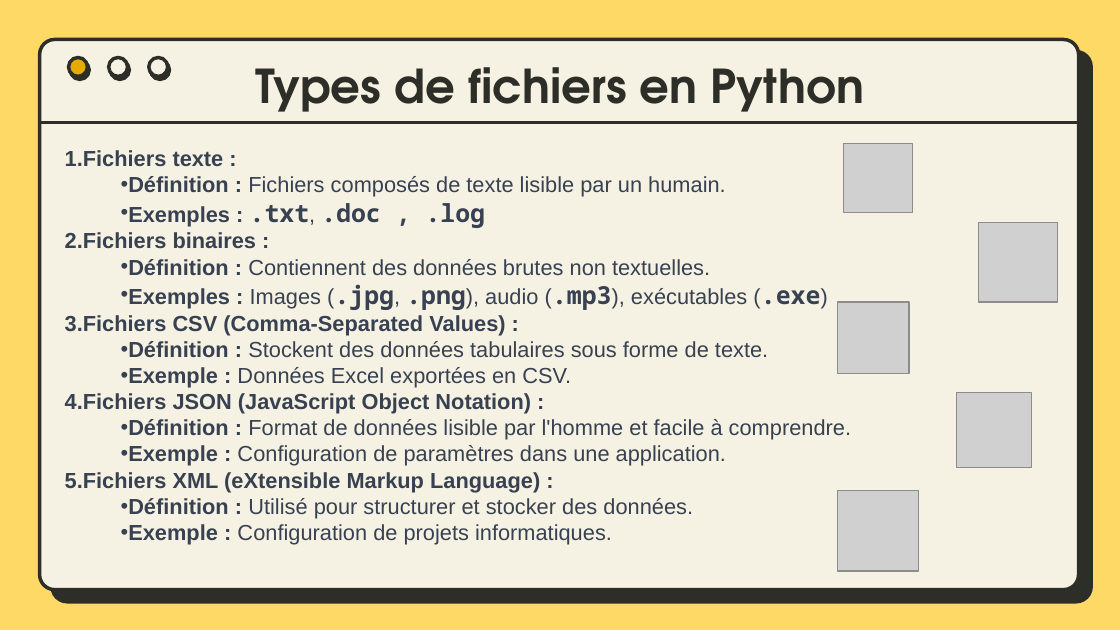
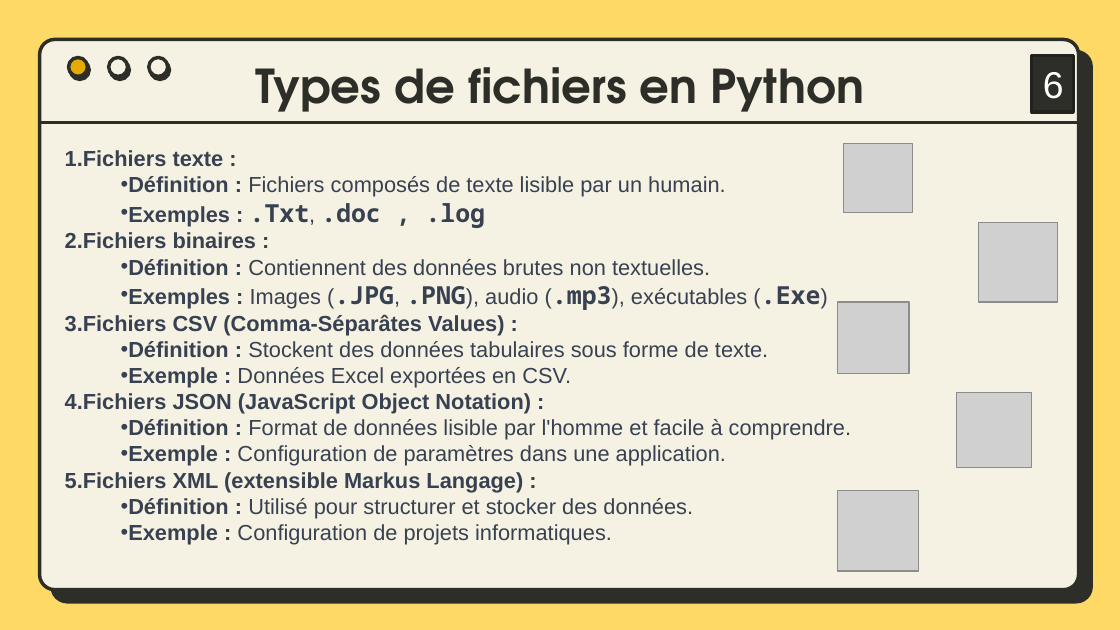
Before and after one commit to bydevmar/Master_MASD_FPO, a slide deck: slide 6 of SEMESTER 1/Modélisation avec Python/G- Fichiers/Manipulation des Fichiers.pptx. Drawn at 1120x630 pixels with LibreOffice and Linux fonts; fonts in the diff are those of the drawing; grey boxes stand for pictures. Boxes give left, top, right and bottom in pixels: in the first picture for what was removed or moved away, otherwise in the second. Text is boxed around its words. In the diff, an @@ line names an element or a change of style, - is before the commit and + after.

```diff
--- a/SEMESTER 1/Modélisation avec Python/G- Fichiers/Manipulation des Fichiers.pptx
+++ b/SEMESTER 1/Modélisation avec Python/G- Fichiers/Manipulation des Fichiers.pptx
@@ rectangle added at [1032,56,1073,112], fill #2D2E27, outline #21221D 2 pt, 24 pt, text #FFFFFF @@
+6
@@ text at [128,203,486,228]: text changed @@
-  • Exemples : .txt, .doc , .log
+  • Exemples : .Txt, .doc , .log
@@ text at [65,286,821,335]: text changed @@
-  • Exemples : Images (.jpg, .png), audio (.mp3), exécutables (.exe)
-3. Fichiers CSV (Comma-Separated Values) :
+  • Exemples : Images (.JPG, .PNG), audio (.mp3), exécutables (.Exe)
+3. Fichiers CSV (Comma-Séparâtes Values) :
@@ text at [65,472,523,492]: text changed @@
-5. Fichiers XML (eXtensible Markup Language) :
+5. Fichiers XML (extensible Markus Langage) :
```
Also in this commit, not shown: 34 other slides changed, 5 other files.
